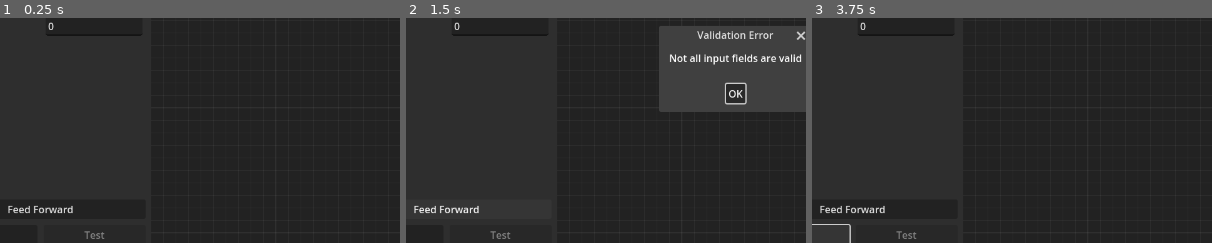
Above: before the commit, frames 1-3 (left to right).
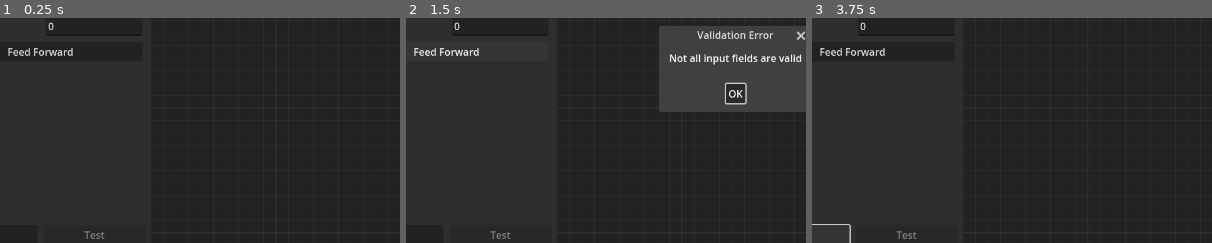
Above: after the commit, the same moments.

Repository: maktoobgar/neural_network
Game: Godot game, scene res://scenes/main.tscn
Two runs of this game, one before a commit and one after it. Both use one fixed random seed, a clock stepped at 60 frames per second and the inputs below.
Inputs:
- Up to frame 1 (0.25 s): no input
- Up to frame 2 (1.5 s): click "Create Network" at 0.5 s; click "Feed Forward" at 1.25 s
- Up to frame 3 (3.75 s): click "OK" at 2 s; click "None" at 2.75 s; click "Input" at 3.5 s
The pictures show only the part of the screen within x 9-59%, y 37-87%; the shares and areas given below are measured in that part.

The runs differ from the first frame. In frame 1, 0.6% of the frame differs, in the area x 2-19%, y 13-87%; in frame 2, 0.6%, in the area x 2-19%, y 13-88%; in frame 3, 0.6%.

Commit message:
🎉 feat: working feed forward and backward with updating weights

Diff:
--- a/scenes/global.gd
+++ b/scenes/global.gd
@@ -63,9 +63,24 @@
 func sigmoid(input: float) -> float:
 	return 1.0/(1.0+exp(-input))
 
+func sigmoid_derivative(input: float) -> float:
+	var y = sigmoid(input)
+	return (1 - y) * y
+
+func tanh_derivative(input: float) -> float:
+	var y = tanh(input)
+	return 1 - (y * y)
+
 func calculate_neuron_output(value: float, function_name: String) -> float:
 	if function_name == "Sigmoid":
 		return sigmoid(value)
 	elif function_name == "Tanh":
 		return tanh(value)
 	return none(value)
+
+func calculate_derivative_neuron_output(value: float, function_name: String) -> float:
+	if function_name == "Sigmoid":
+		return sigmoid_derivative(value)
+	elif function_name == "Tanh":
+		return tanh_derivative(value)
+	return none(value)
--- a/scenes/input_output.gd
+++ b/scenes/input_output.gd
@@ -5,9 +5,16 @@
 
 var id: int: set = _set_id, get = _get_id
 var value: float: set = _set_value, get = _get_value
+var desired_output: float: set = _set_desired_output, get = _get_desired_output
+var activation_function: String: get = _get_activation_function
+
+func _ready() -> void:
+	var layer_type = self.get_meta("layer_type", Global.LayerType.NeuronsInput)
+	if layer_type == Global.LayerType.NeuronsOutput:
+		%DesiredOutput.visible = true
 
 func _set_id(value: int) -> void:
-	self.title = Global.get_input_output_name(id + 1)
+	self.title = Global.get_input_output_name(value + 1)
 	id = value
 
 func _get_id() -> int:
@@ -16,10 +23,24 @@
 func _set_value(value: float) -> void:
 	if !self.is_node_ready():
 		await self.ready
-	%Value.value = str(value)
+	if activation_function == "Same":
+		%Value.value = str(value)
+	elif activation_function == "Out>0":
+		%Value.value = str(1.0 if value > 0.0 else 0.0)
+	elif activation_function == "Out>0.5":
+		%Value.value = str(1.0 if value > 0.5 else 0.0)
 
 func _get_value() -> float:
 	return float(%Value.value)
 
+func _set_desired_output(value: float) -> void:
+	%DesiredOutput.value = str(value)
+
+func _get_desired_output() -> float:
+	return float(%DesiredOutput.value)
+
+func _get_activation_function() -> String:
+	return %ActivationFunction.value
+
 func update_value(value: float) -> void:
 	self.value = value
--- a/scenes/input_output.tscn
+++ b/scenes/input_output.tscn
@@ -21,9 +21,27 @@
 size_flags_vertical = 3
 theme_override_constants/separation = 10
 
+[node name="ActivationFunction" parent="ValuesContainer" instance=ExtResource("2_8ib15")]
+layout_mode = 2
+value = "Same"
+text = "Consider As:"
+options = Array[String](["Same", "Out>0", "Out>0.5"])
+initial_value = "0"
+input_type = "OptionButton"
+
 [node name="Value" parent="ValuesContainer" instance=ExtResource("2_8ib15")]
 unique_name_in_owner = true
 layout_mode = 2
 value = "0"
 text = "Value:"
+initial_value = "0"
 force_float = true
+
+[node name="DesiredOutput" parent="ValuesContainer" instance=ExtResource("2_8ib15")]
+unique_name_in_owner = true
+visible = false
+layout_mode = 2
+value = "0"
+text = "Desired Output:"
+initial_value = "0"
+force_float = true
--- a/scenes/layer.gd
+++ b/scenes/layer.gd
@@ -8,6 +8,8 @@
 
 var activation_function: String: set = _set_activation_function, get = _get_activation_function
 var all_neurons: Array[Neuron] = []
+var final_layer: bool = false
+var manager: Manager = null
 
 func _set_activation_function(value: String) -> void:
 	%ActivationFunction.value = value
@@ -64,3 +66,11 @@
 func feed_forward_all_nodes() -> void:
 	for neuron in all_neurons:
 		neuron.feed_forward()
+
+func calculate_delta_all_nodes() -> void:
+	for neuron in all_neurons:
+		neuron.calculate_delta()
+
+func feed_backward_all_nodes() -> void:
+	for neuron in all_neurons:
+		neuron.feed_backward()
--- a/scenes/main.tscn
+++ b/scenes/main.tscn
@@ -142,13 +142,15 @@
 force_int = true
 force_min = true
 
+[node name="FeedForwardBackwardButton" type="Button" parent="Panel/CornerMargins/MainSpliterContainer/Sidebar/SidebarContentContainer/ScrollContainer/Margin/Controls"]
+unique_name_in_owner = true
+layout_mode = 2
+text = "Feed Forward"
+metadata/forward = true
+
 [node name="ButtonsContainer" type="VBoxContainer" parent="Panel/CornerMargins/MainSpliterContainer/Sidebar/SidebarContentContainer"]
 layout_mode = 2
 theme_override_constants/separation = 10
-
-[node name="FeedForwardBackwardButton" type="Button" parent="Panel/CornerMargins/MainSpliterContainer/Sidebar/SidebarContentContainer/ButtonsContainer"]
-layout_mode = 2
-text = "Feed Forward"
 
 [node name="SplitInHalf" type="HBoxContainer" parent="Panel/CornerMargins/MainSpliterContainer/Sidebar/SidebarContentContainer/ButtonsContainer"]
 layout_mode = 2
@@ -207,7 +209,7 @@
 [connection signal="text_changed" from="Panel/CornerMargins/MainSpliterContainer/Sidebar/SidebarContentContainer/ScrollContainer/Margin/Controls/LayersCount" to="." method="_on_layers_count_text_changed"]
 [connection signal="button_up" from="Panel/CornerMargins/MainSpliterContainer/Sidebar/SidebarContentContainer/ScrollContainer/Margin/Controls/HBoxContainer/ApplyChanges" to="." method="_on_apply_changes_button_up"]
 [connection signal="button_up" from="Panel/CornerMargins/MainSpliterContainer/Sidebar/SidebarContentContainer/ScrollContainer/Margin/Controls/HBoxContainer/ConnectionsButton" to="." method="_on_connections_button_button_up"]
-[connection signal="button_up" from="Panel/CornerMargins/MainSpliterContainer/Sidebar/SidebarContentContainer/ButtonsContainer/FeedForwardBackwardButton" to="." method="_on_feed_forward_backward_button_button_up"]
+[connection signal="button_up" from="Panel/CornerMargins/MainSpliterContainer/Sidebar/SidebarContentContainer/ScrollContainer/Margin/Controls/FeedForwardBackwardButton" to="." method="_on_feed_forward_backward_button_button_up"]
 [connection signal="button_up" from="Panel/CornerMargins/MainSpliterContainer/Sidebar/SidebarContentContainer/ButtonsContainer/SplitInHalf/TestButton" to="." method="_on_test_button_button_up"]
 [connection signal="button_up" from="Panel/CornerMargins/MainSpliterContainer/Sidebar/SidebarContentContainer/ButtonsContainer/TrainButton" to="." method="_on_train_button_button_up"]
 [connection signal="connection_request" from="Panel/CornerMargins/MainSpliterContainer/Content/ContentContainer/Neurons" to="." method="_on_neurons_connection_request"]
--- a/scenes/manager.gd
+++ b/scenes/manager.gd
@@ -1,4 +1,6 @@
 extends Node
+
+class_name Manager
 
 var inputs_count: int = 0
 var learning_rate: float = 0
@@ -93,6 +95,8 @@
 		layer.neurons_count = nc_of_each_layer[i]
 		layer.position_offset.x = (i + 1) * 600
 		layer.activation_function = activation_function
+		layer.final_layer = i + 1 == layers_count
+		layer.manager = self
 		layers[str(i + 1)] = layer
 		%Neurons.add_child(layer)
 
@@ -137,7 +141,9 @@
 		connect = layers[from_node].all_neurons[from_port].connect_output(layers[to_node].inputs_outputs[to_port])
 	# From Layer to Layer
 	elif is_instance_of(layers[from_node], Layer):
-		connect = layers[to_node].all_neurons[to_port].connect_neuron("W " + str(layers[from_node].layer_id) + "-" + str(from_port + 1), layers[from_node].all_neurons[from_port])
+		var _id = "W " + str(layers[from_node].layer_id) + "-" + str(from_port + 1)
+		connect = layers[from_node].all_neurons[from_port].connect_out_neuron(_id, layers[to_node].all_neurons[to_port])
+		connect = connect && layers[to_node].all_neurons[to_port].connect_in_neuron(_id, layers[from_node].all_neurons[from_port])
 	# From InputLayer to Layer
 	elif is_instance_of(layers[from_node], InputOutputLayer):
 		connect = layers[to_node].all_neurons[to_port].connect_input("W in-" + str(from_port + 1), layers[from_node].inputs_outputs[from_port])
@@ -151,7 +157,7 @@
 		disconnect = layers[from_node].all_neurons[from_port].disconnect_output(layers[to_node].inputs_outputs[to_port])
 	# From Layer to Layer
 	elif is_instance_of(layers[from_node], Layer):
-		disconnect = layers[to_node].all_neurons[to_port].disconnect_neuron("W " + str(layers[from_node].layer_id) + "-" + str(from_port + 1), layers[from_node].all_neurons[from_port])
+		disconnect = layers[to_node].all_neurons[to_port].disconnect_in_neuron("W " + str(layers[from_node].layer_id) + "-" + str(from_port + 1), layers[from_node].all_neurons[from_port])
 	# From InputLayer to Layer
 	elif is_instance_of(layers[from_node], InputOutputLayer):
 		disconnect = layers[to_node].all_neurons[to_port].disconnect_input("W in-" + str(from_port + 1), layers[from_node].inputs_outputs[from_port])
@@ -186,13 +192,33 @@
 		else:
 			for i in range(len(layers[prev].all_neurons)):
 				for j in range(len(layers[key].all_neurons)):
-					layers[key].all_neurons[j].connect_neuron("W " + str(layers[prev].layer_id) + "-" + str(i + 1), layers[prev].all_neurons[i])
+					var _id = "W " + str(layers[prev].layer_id) + "-" + str(i + 1)
+					layers[key].all_neurons[j].connect_in_neuron(_id, layers[prev].all_neurons[i])
+					layers[prev].all_neurons[i].connect_out_neuron(_id, layers[key].all_neurons[j])
 					%Neurons.connect_node(prev, i, key, j)
 		prev = key
 	%ConnectionsButton.disabled = true
 
 func _on_feed_forward_backward_button_button_up():
+	get_learning_inputs()
+	if not are_learning_inputs_valid():
+		return
+	var feed_forward = %FeedForwardBackwardButton.get_meta("forward", false) as bool
+	if feed_forward:
+		for key in layers:
+			if key == "in" or key == "out":
+				continue
+			layers[key].feed_forward_all_nodes()
+		%FeedForwardBackwardButton.set_meta("forward", false)
+		%FeedForwardBackwardButton.text = "Feed Backward"
+		return
+	var keys = layers.keys()
+	keys.reverse()
+	for key in keys:
+		if key != "in" and key != "out":
+			layers[key].calculate_delta_all_nodes()
 	for key in layers:
-		if key == "in" or key == "out":
-			continue
-		layers[key].feed_forward_all_nodes()
+		if key != "in" and key != "out":
+			layers[key].feed_backward_all_nodes()
+	%FeedForwardBackwardButton.set_meta("forward", true)
+	%FeedForwardBackwardButton.text = "Feed Froward"
--- a/scenes/neuron.gd
+++ b/scenes/neuron.gd
@@ -6,11 +6,15 @@
 var id: int: set = _set_id, get = _get_id
 var net: float: set = _set_net, get = _get_net
 var value: float: set = _set_value, get = _get_value
+var delta: float: set = _set_delta, get = _get_delta
 var activation_function: String: set = _set_activation_function, get = _get_activation_function
 var layer_node: Layer = null
 var in_neurons: Dictionary = {}
+var out_neurons: Dictionary = {}
 var inputs: Dictionary = {}
+var output: InputOutput = null
 var weights: Dictionary = {}
+var weights_nodes: Dictionary = {}
 
 signal value_updated(value: int)
 
@@ -21,15 +25,18 @@
 	input.initial_value = "1"
 	input.set_meta("id", id)
 	input.editable = false
+	weights_nodes[id] = input
 	%Weights.add_child(input)
 
 func _remove_weight(id: String) -> void:
 	weights.erase(id)
-	for i in range(%Weights.get_child_count()):
-		var node = %Weights.get_child(i)
-		if node.get_meta("id") == id:
-			node.free()
-			break
+	weights_nodes[id].free()
+
+func update_weight_on_input(id: String, value: float) -> void:
+	print(value)
+	print(str(value))
+	print("---------")
+	weights_nodes[id].value = str(value)
 
 func _set_id(value: int) -> void:
 	self.title = Global.get_neuron_name(value + 1)
@@ -51,6 +58,12 @@
 func _get_value() -> float:
 	return float(%Output.value)
 
+func _set_delta(value: float) -> void:
+	%Delta.value = str(value)
+
+func _get_delta() -> float:
+	return float(%Delta.value)
+
 func _set_activation_function(value: String) -> void:
 	%ActivationFunction.value = value
 
@@ -67,37 +80,43 @@
 	%Details.visible = false
 	%ValuesContainer.visible = true
 
-func connect_neuron(id: String, neuron: Neuron) -> bool:
+func connect_in_neuron(id: String, neuron: Neuron) -> bool:
 	if len(inputs) > 0:
 		return false
 	in_neurons[id] = neuron
 	_append_weight(id, 1.0)
 	return true
 
-func connect_input(id: String, input: InputOutput) -> bool:
+func connect_out_neuron(id: String, neuron: Neuron) -> bool:
+	out_neurons[id] = neuron
+	return true
+
+func connect_input(id: String, inputOutput: InputOutput) -> bool:
 	if len(in_neurons) > 0:
 		return false
-	inputs[id] = input
+	inputs[id] = inputOutput
 	_append_weight(id, 1.0)
 	return true
 
-func connect_output(input: InputOutput) -> bool:
-	value_updated.connect(input.update_value)
+func connect_output(inputOutput: InputOutput) -> bool:
+	output = inputOutput
+	value_updated.connect(inputOutput.update_value)
 	value_updated.emit(value)
 	return true
 
-func disconnect_neuron(id: String, neuron: Neuron) -> bool:
+func disconnect_in_neuron(id: String, neuron: Neuron) -> bool:
 	in_neurons.erase(id)
 	_remove_weight(id)
 	return true
 
-func disconnect_input(id: String, input: InputOutput) -> bool:
+func disconnect_input(id: String, inputOutput: InputOutput) -> bool:
 	inputs.erase(id)
 	_remove_weight(id)
 	return true
 
-func disconnect_output(input: InputOutput) -> bool:
-	value_updated.disconnect(input.update_value)
+func disconnect_output(inputOutput: InputOutput) -> bool:
+	output = null
+	value_updated.disconnect(inputOutput.update_value)
 	return true
 
 func _on_output_text_changed(inputControl: InputControl):
@@ -114,3 +133,31 @@
 		new_value += inputs_or_neurons[key].value * weights[key]
 	net = new_value
 	value = Global.calculate_neuron_output(net, activation_function)
+
+func calculate_delta() -> void:
+	var y_derivative = Global.calculate_derivative_neuron_output(net, activation_function)
+	if layer_node.final_layer:
+		delta = y_derivative * (output.desired_output - value)
+		return
+	var sigma = 0
+	for key in out_neurons:
+		sigma += out_neurons[key].weights[key] * out_neurons[key].delta
+	delta = y_derivative * sigma
+
+func feed_backward() -> void:
+	if id == 0:
+		for key in weights:
+			var delta_w = layer_node.manager.learning_rate * delta * inputs[key].value
+			var new_weight = weights[key] + delta_w
+			weights[key] = new_weight
+			update_weight_on_input(key, new_weight)
+		if output != null:
+			return
+	elif output != null:
+		return
+
+	for key in out_neurons:
+		var delta_w = layer_node.manager.learning_rate * out_neurons[key].delta * value
+		var new_weight = out_neurons[key].weights[key] + delta_w
+		out_neurons[key].weights[key] = new_weight
+		out_neurons[key].update_weight_on_input(id, new_weight)
--- a/scenes/neuron.tscn
+++ b/scenes/neuron.tscn
@@ -44,14 +44,24 @@
 layout_mode = 2
 value = "0"
 text = "Net:"
+editable = false
 initial_value = "0"
 force_float = true
+
+[node name="Delta" parent="MainContainer/ValuesContainer" instance=ExtResource("1_vth81")]
+unique_name_in_owner = true
+layout_mode = 2
+value = "0"
+text = "Delta:"
+editable = false
+initial_value = "0"
 
 [node name="Output" parent="MainContainer/ValuesContainer" instance=ExtResource("1_vth81")]
 unique_name_in_owner = true
 layout_mode = 2
 value = "0"
 text = "Output:"
+editable = false
 initial_value = "0"
 force_float = true
 
Not shown, changed: CHANGELOG.md
